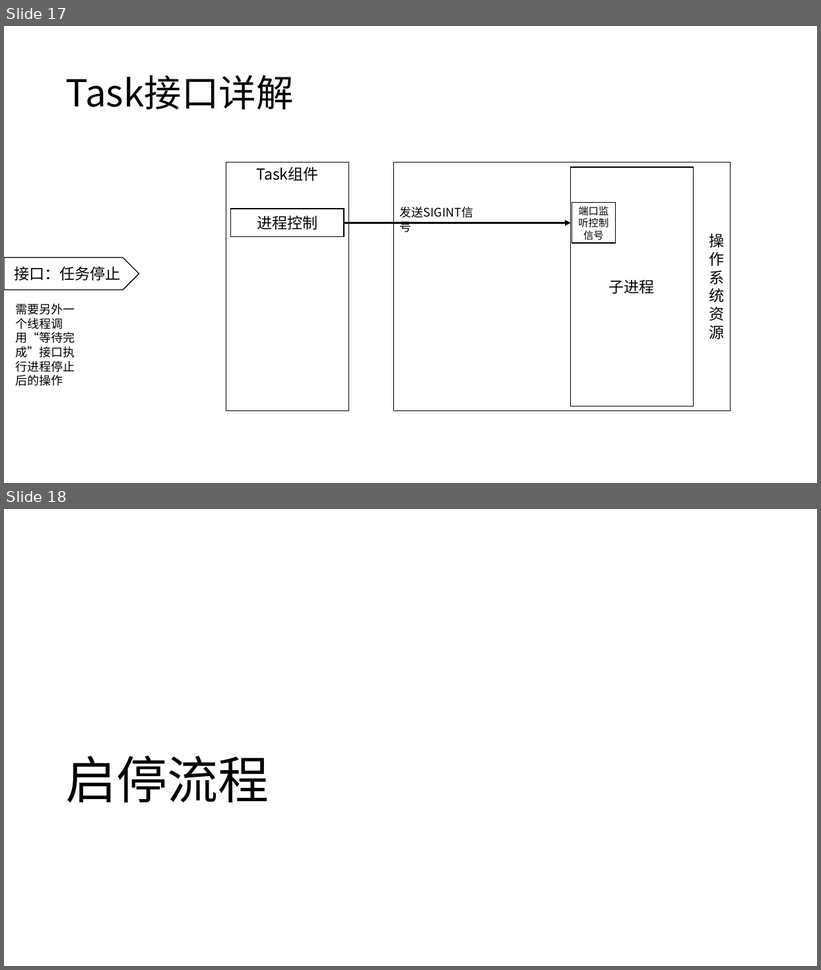
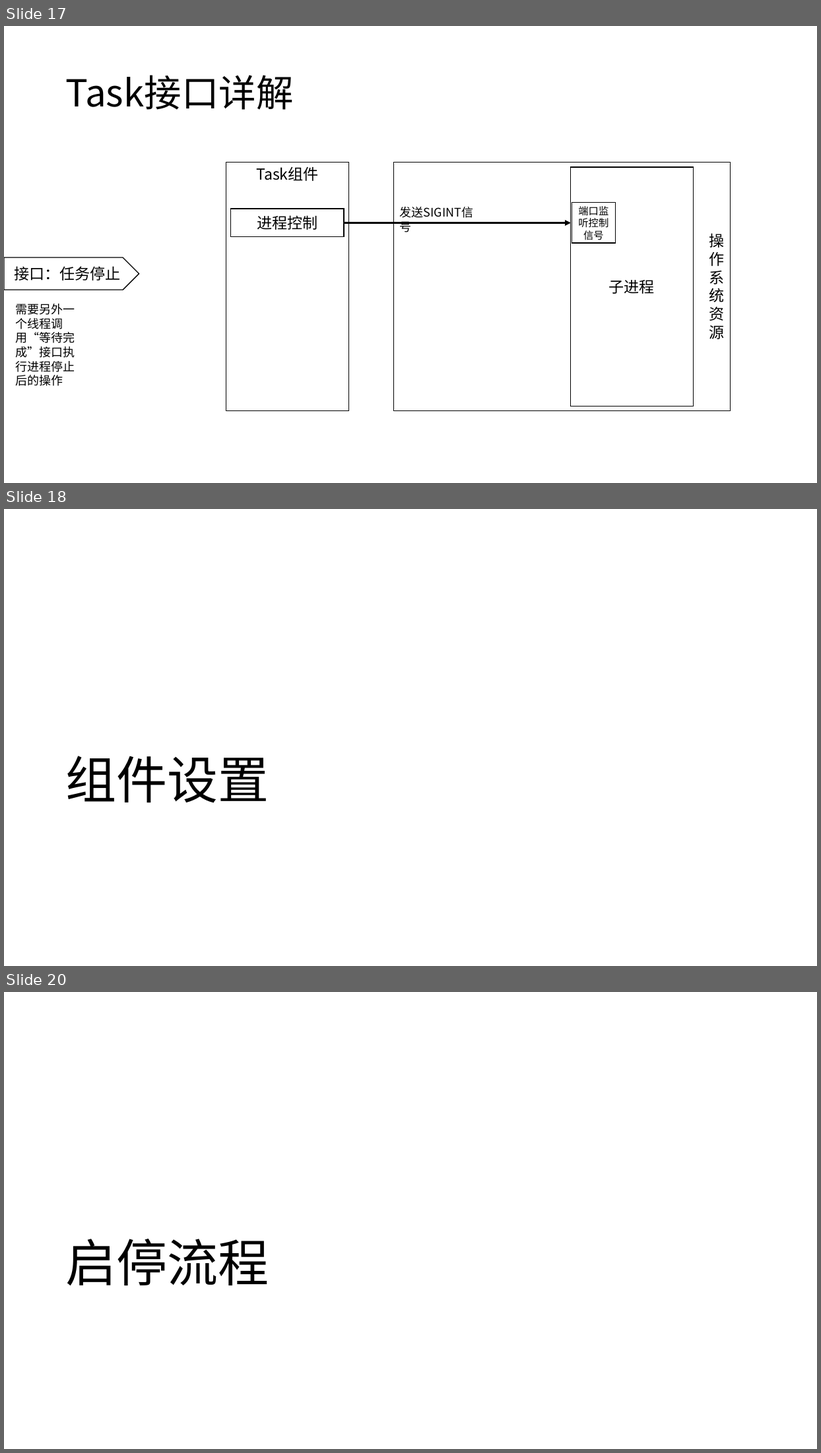
Before and after one commit to WuXiSTC/PressureMeter, a slide deck: 设计图.pptx. Shown one above the other, each under a label of ours: slides 17 and 18 before the commit, slides 17, 18 and 20 after it; the slides between them are not shown. The pictures are 821x970 and 821x1453 pixels, drawn with LibreOffice and Linux fonts; fonts in the diff are those of the drawing. Boxes give left, top, right and bottom in pixels: in the first picture for what was removed or moved away, otherwise in the second. Text is boxed around its words. In the diff, an @@ line names an element or a change of style, - is before the commit and + after.

```diff
--- a/设计图.pptx
+++ b/设计图.pptx
@@ slide 18 added at (4, 509, 817, 966), background #FFFFFF @@
@@ title added at (65, 756, 269, 803), 60 pt, text #000000 @@
+组件设置
@@ what was slide 18 is now slide 20 @@
```
Also in this commit, not shown: 6 slides changed, 1 other slide added, 4 other files.
